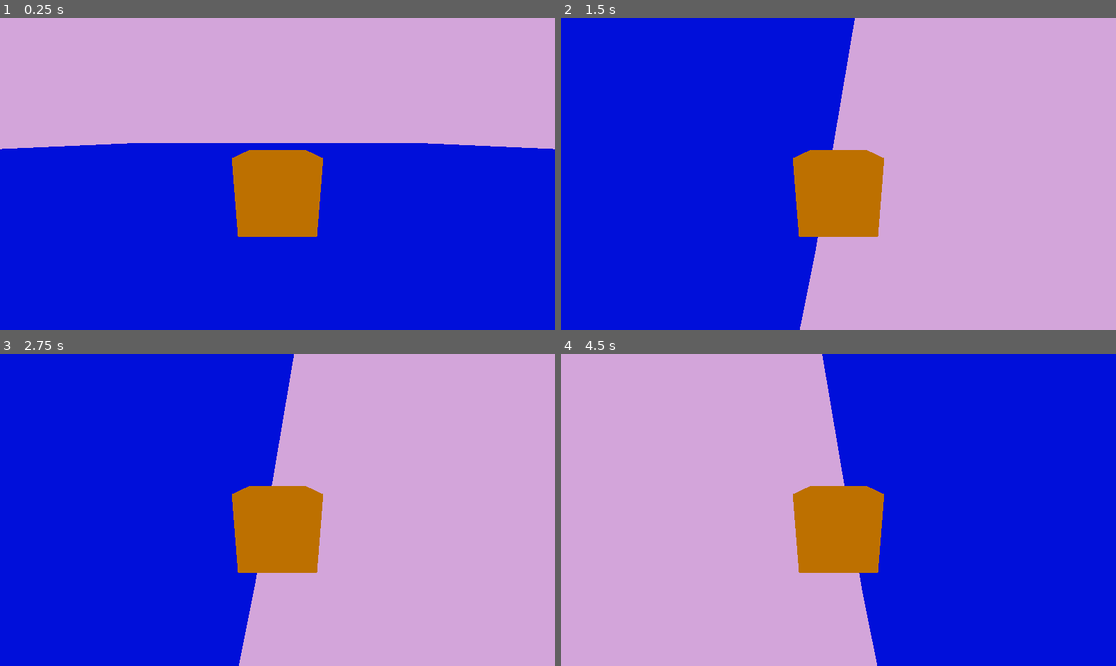
Above: before the commit, frames 1-4 (two rows, left to right).
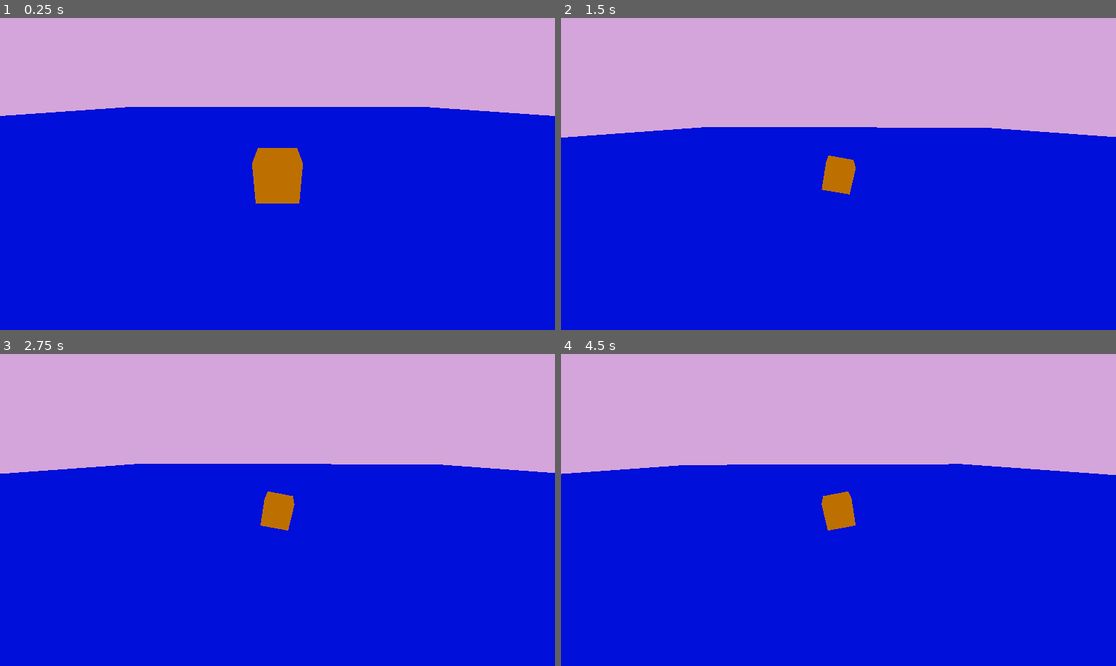
Above: after the commit, the same moments.

Repository: tajsDev/MechArena
Game: Godot game, scene res://world.tscn
Same seed, same stepped clock (60 frames per second), same inputs: the game is played once before the commit and once after it.
Inputs:
- Up to frame 1 (0.25 s): no input
- Up to frame 2 (1.5 s): tap Enter (ui_accept) at 0.5, 0.77 s; hold Right (ui_right) 0.53-1.28 s; hold Down (ui_down) from 1.28 s (still down)
- Up to frame 3 (2.75 s): tap Enter (ui_accept) at 1.52, 2 s; release Down (ui_down) at 2.03 s; hold Right (ui_right) from 2.03 s (still down)
- Up to frame 4 (4.5 s): release Right (ui_right) at 2.78 s; hold Up (ui_up) 2.78-3.53 s; tap Enter (ui_accept) at 3.02, 3.5, 3.77 s; hold Left (ui_left) from 3.53 s (still down)

The runs differ from the first frame. In frame 1, 14% of the frame differs, in the area x 0-100%, y 28-71%; in frame 2, 54%; in frame 3, 54%; in frame 4, 54%, in the area x 0-100%, y 0-100%.

Commit message:
added a proper camera follow to the scene, needs to adjust for rotation later

Diff:
--- a/cameraFollow.gd
+++ b/cameraFollow.gd
@@ -1,4 +1,21 @@
-@export var player:CharacterBody3D
+extends Camera3D
+
+@export var player: Node
+var isActive = true
 
 func _process(delta):
-    #this works lol
+    if player:
+        # Get the player's global transform
+        var playerGlobalTransform = player.global_transform
+
+        # Offset the camera position relative to the player
+        var offset = Vector3(0, 2, -5)  # Example offset values (adjust as needed)
+        var targetPosition = playerGlobalTransform.origin + offset
+
+        # Interpolate smoothly to the target position
+        var speed = 5.0  # Adjust this value to control the speed of camera movement
+        var newPosition = global_transform.origin.lerp(targetPosition, delta * speed)
+
+        global_transform.origin = newPosition
+
+        look_at(playerGlobalTransform.origin, Vector3(0, 1, 0))  # Adjust the up vector if needed
--- a/world.tscn
+++ b/world.tscn
@@ -1,6 +1,7 @@
-[gd_scene load_steps=9 format=3 uid="uid://i6drjnr2cujs"]
+[gd_scene load_steps=10 format=3 uid="uid://i6drjnr2cujs"]
 
 [ext_resource type="Script" path="res://player.gd" id="1_qnenm"]
+[ext_resource type="Script" path="res://cameraFollow.gd" id="2_mgugx"]
 
 [sub_resource type="StandardMaterial3D" id="StandardMaterial3D_2seoe"]
 albedo_color = Color(0, 0.12549, 1, 1)
@@ -38,10 +39,12 @@
 transform = Transform3D(1, 0, 0, 0, 1, 0, 0, 0, 1, 0, 1.66904, 0)
 script = ExtResource("1_qnenm")
 
-[node name="Camera3D" type="Camera3D" parent="CharacterBody3D"]
+[node name="Camera3D" type="Camera3D" parent="CharacterBody3D" node_paths=PackedStringArray("player")]
 transform = Transform3D(1, 0, 0, 0, 0.968191, 0.250211, 0, -0.250211, 0.968191, 0, 0.727536, 2.066)
 environment = SubResource("Environment_03w2c")
 fov = 94.53
+script = ExtResource("2_mgugx")
+player = NodePath("..")
 
 [node name="CollisionShape3D" type="CollisionShape3D" parent="CharacterBody3D"]
 shape = SubResource("BoxShape3D_b40mn")
